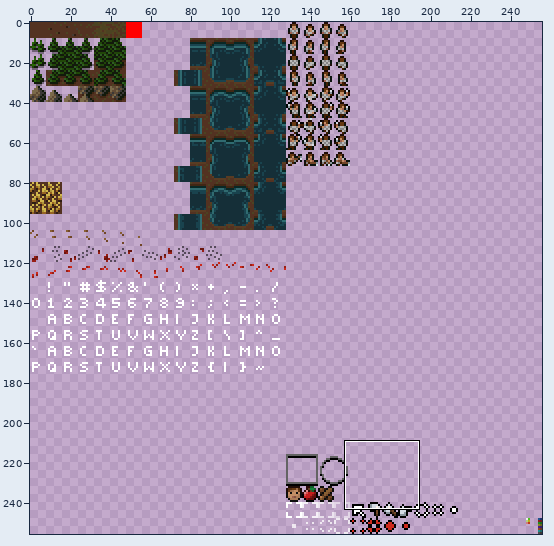
Two versions of one sprite sheet, data/tileset.png. Above: a wide view before the commit, with the close-up outlined.
Close-up. Earlier state:
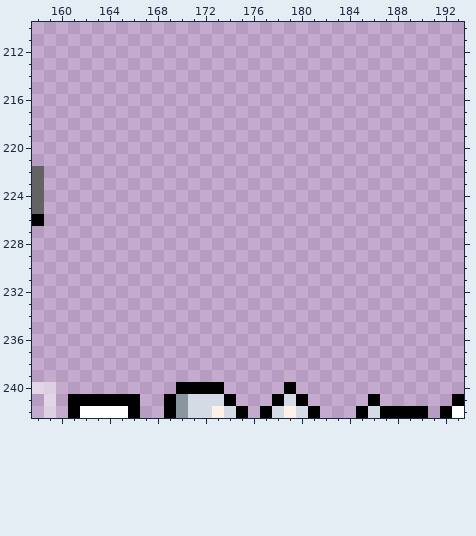
The file is 256x256 pixels. Colours within 5 levels of each other are drawn and written as one. Shown: x 158..193, y 210..242.
Once edited:
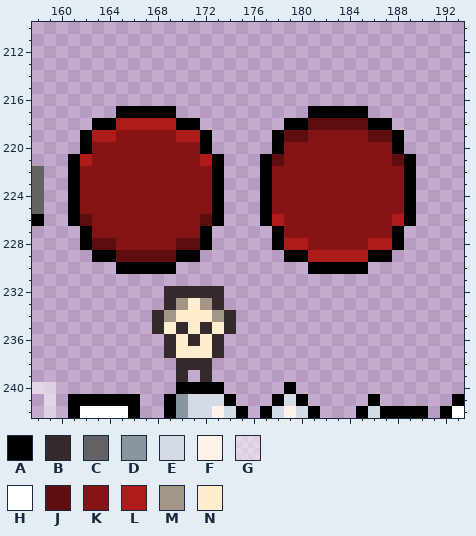
Palette (. is transparent): A #000000  B #352a2b  C #636363  D #89969e  E #d4dbe4  F #fff1e8  G #ffffff85  H #ffffff  J #5e0e0e  K #861414  L #af1a1a  M #a49686  N #ffeece
Edits made:
y 217: x 165..169 ..... -> AAAAA; x 181..185 ..... -> AAAAA
y 218: x 163..171 ......... -> AALLLLLAA; x 179..187 ......... -> AAJJJJJAA
y 219: x 162..172 ........... -> ALLKKKKKLLA; x 178..188 ........... -> AJJKKKKKJJA
y 220: x 162..172 ........... -> AKKKKKKKKKA; x 178..188 ........... -> AKKKKKKKKKA
y 221: x 161..173 ............. -> ALKKKKKKKKKLA; x 177..189 ............. -> AJKKKKKKKKKJA
y 222..225: x 161..173 ............. -> AKKKKKKKKKKKA; x 177..189 ............. -> AKKKKKKKKKKKA
y 226: x 161..173 ............. -> AJKKKKKKKKKJA; x 177..189 ............. -> ALKKKKKKKKKLA
y 227: x 162..172 ........... -> AKKKKKKKKKA; x 178..188 ........... -> AKKKKKKKKKA
y 228: x 162..172 ........... -> AJJKKKKKJJA; x 178..188 ........... -> ALLKKKKKLLA
y 229: x 163..171 ......... -> AAJJJJJAA; x 179..187 ......... -> AALLLLLAA
y 230: x 165..169 ..... -> AAAAA; x 181..185 ..... -> AAAAA
y 232: x 169..173 ..... -> BBBBB
y 233: x 169..173 ..... -> BMNMB
y 234: x 168..174 ....... -> BMNNNMB
y 235: x 168..174 ....... -> BNBNBNB
y 236: x 169..173 ..... -> BNBNB
y 237: x 169..173 ..... -> BNNNB
y 238: x 170..172 ... -> BBB
y 239: x 170 . -> B; x 172 . -> B
Where, in picture pixels (left, top, right, bottom), the same in both close-ups:
added: (68, 106, 416, 382)
